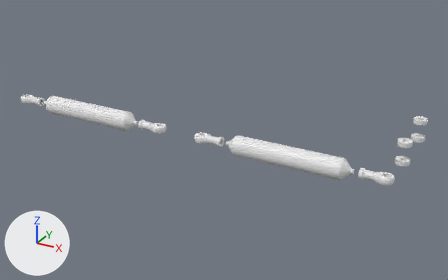
The Blender file Blender filer/Construction file.blend: old version first, new version second.
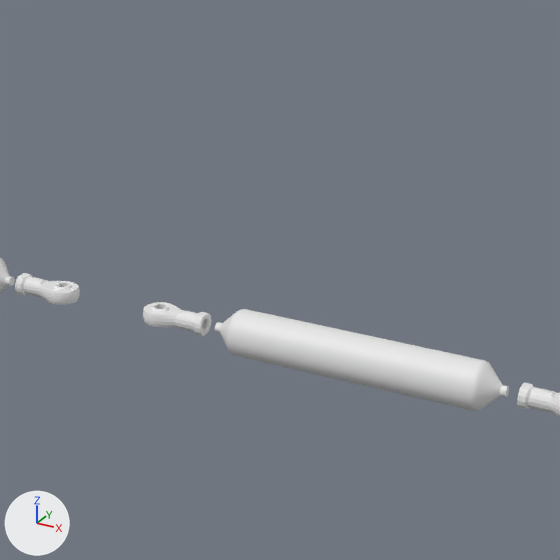
Each version is shown whole from a 50 mm camera at (504.0, -868.0, 390.0) aimed at (29.0, -5.0, -42.0), then close up on the part from 29% to 84% of the width and 0% to 88% of the height. The axes (+X, +Y, +Z) are drawn at lower left. The lights are the same throughout.
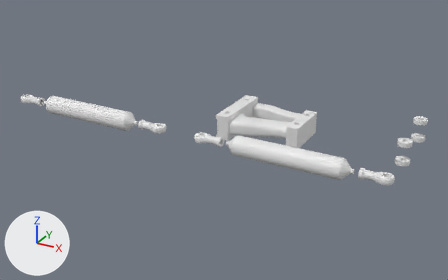
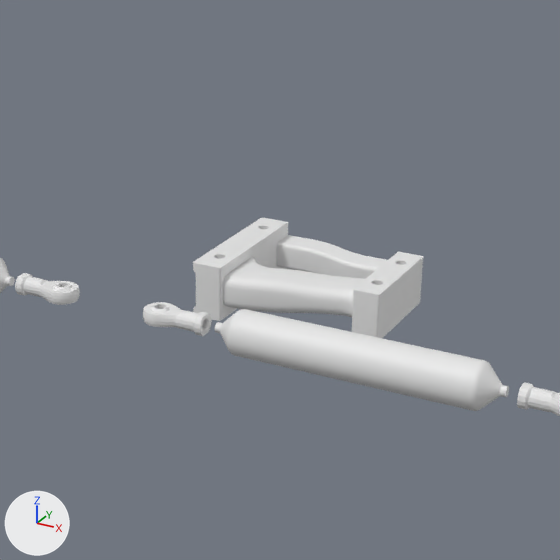
Edits to the bpy script that builds the scene:
```text
Add me_cube_004:
    me_cube_004.from_pydata(...)  # 1335 vertices, 1118 faces; spans x -75.6..62.8, y -47.2..62.6, z -20.5..0.0
    me_cube_004.polygons.foreach_set('use_smooth', [True] * 1118)
Add me_cube_002:
    me_cube_002.from_pydata(...)  # 1335 vertices, 1118 faces; spans x -75.6..62.8, y -47.2..62.6, z 0.0..20.5
    me_cube_002.polygons.foreach_set('use_smooth', [True] * 1118)
Add ob_cube_002:
    ob_cube_002 = bpy.data.objects.new('Cube.002', me_cube_004)
    ob_cube_002.location = (112.6, 0.0, 0.0)
Add ob_cube_001:
    ob_cube_001 = bpy.data.objects.new('Cube.001', me_cube_002)
    ob_cube_001.location = (112.6, 0.0, 0.0)
```

Boxes (x1, y1, x2, y2) around the edits, measured in the close-ups (560 x 560 px):
'Cube.001', added
    after: (193, 218, 423, 319)
'Cube.002', added
    after: (193, 255, 422, 338)
